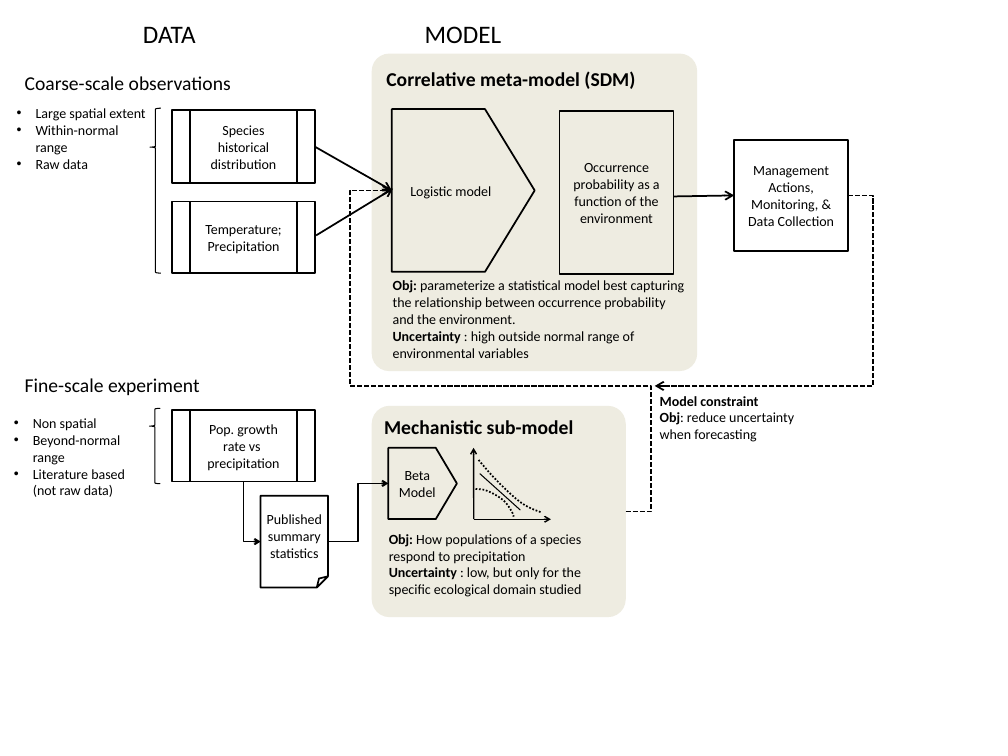
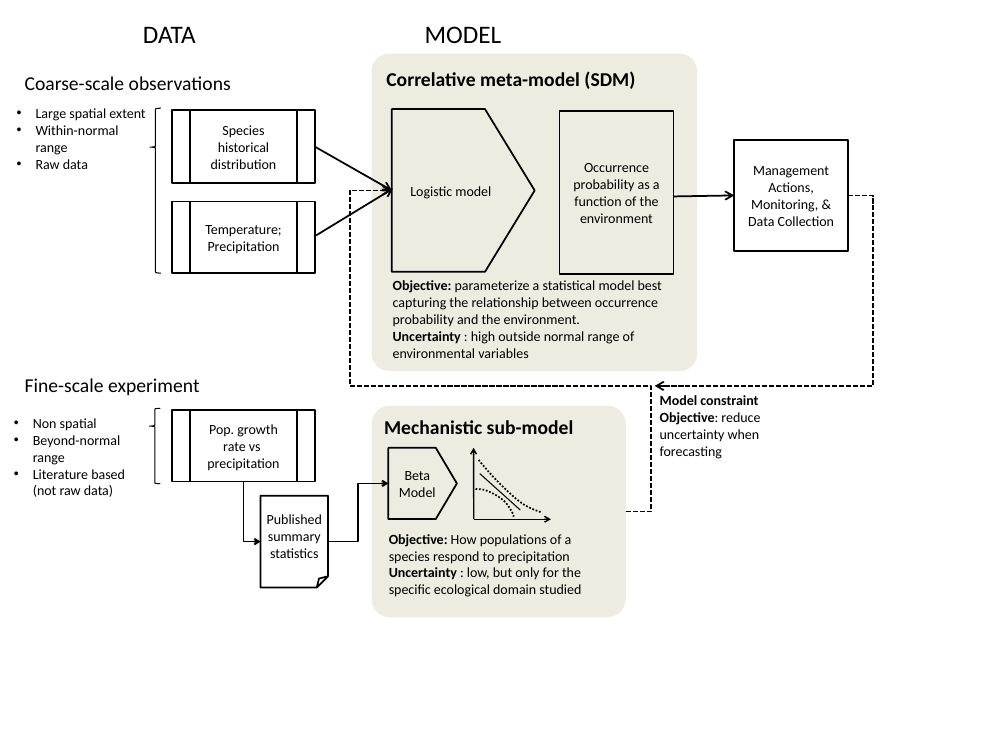
Before and after one commit to QUICC-FOR/Cross-Scale-Model-Integration-Manuscript, a slide deck: slide 1 of Adaptive management workflow.pptx. Drawn at 1008x756 pixels with LibreOffice and Linux fonts; fonts in the diff are those of the drawing. Boxes give left, top, right and bottom in pixels: in the first picture for what was removed or moved away, otherwise in the second. Text is boxed around its words. In the diff, an @@ line names an element or a change of style, - is before the commit and + after.

```diff
--- a/Adaptive management workflow.pptx
+++ b/Adaptive management workflow.pptx
@@ text at [393, 280, 662, 327]: text changed @@
-Obj: parameterize a statistical model best capturing the relationship between occurrence probability and the environment.
+Objective: parameterize a statistical model best capturing the relationship between occurrence probability and the environment.
@@ text at [660, 412, 760, 459]: text changed @@
-Obj: reduce uncertainty when forecasting
+Objective: reduce uncertainty when forecasting
@@ text at [389, 534, 572, 564]: text changed @@
-Obj: How populations of a species respond to precipitation
+Objective: How populations of a species respond to precipitation
```
Also in this commit, not shown: 10 other files.
